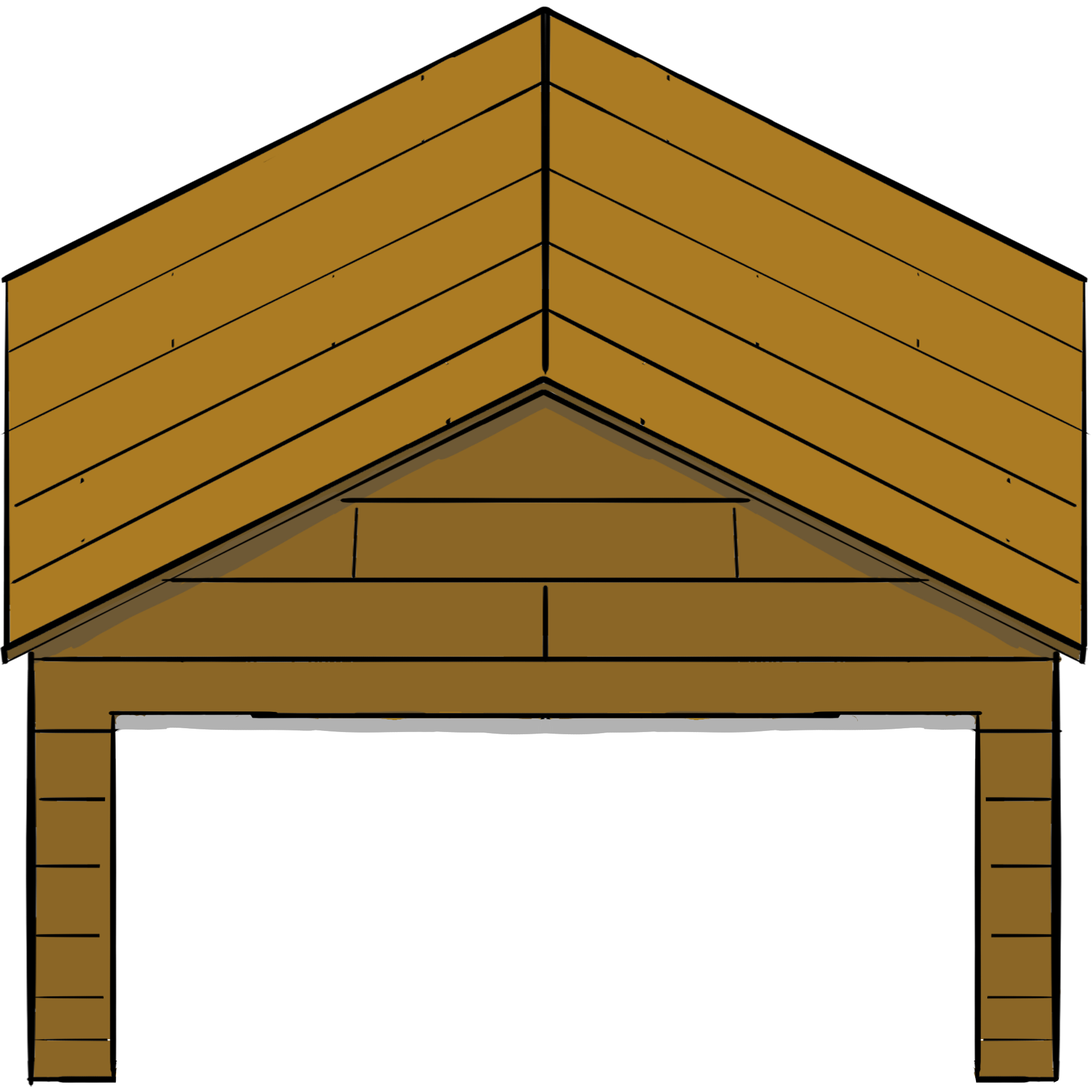
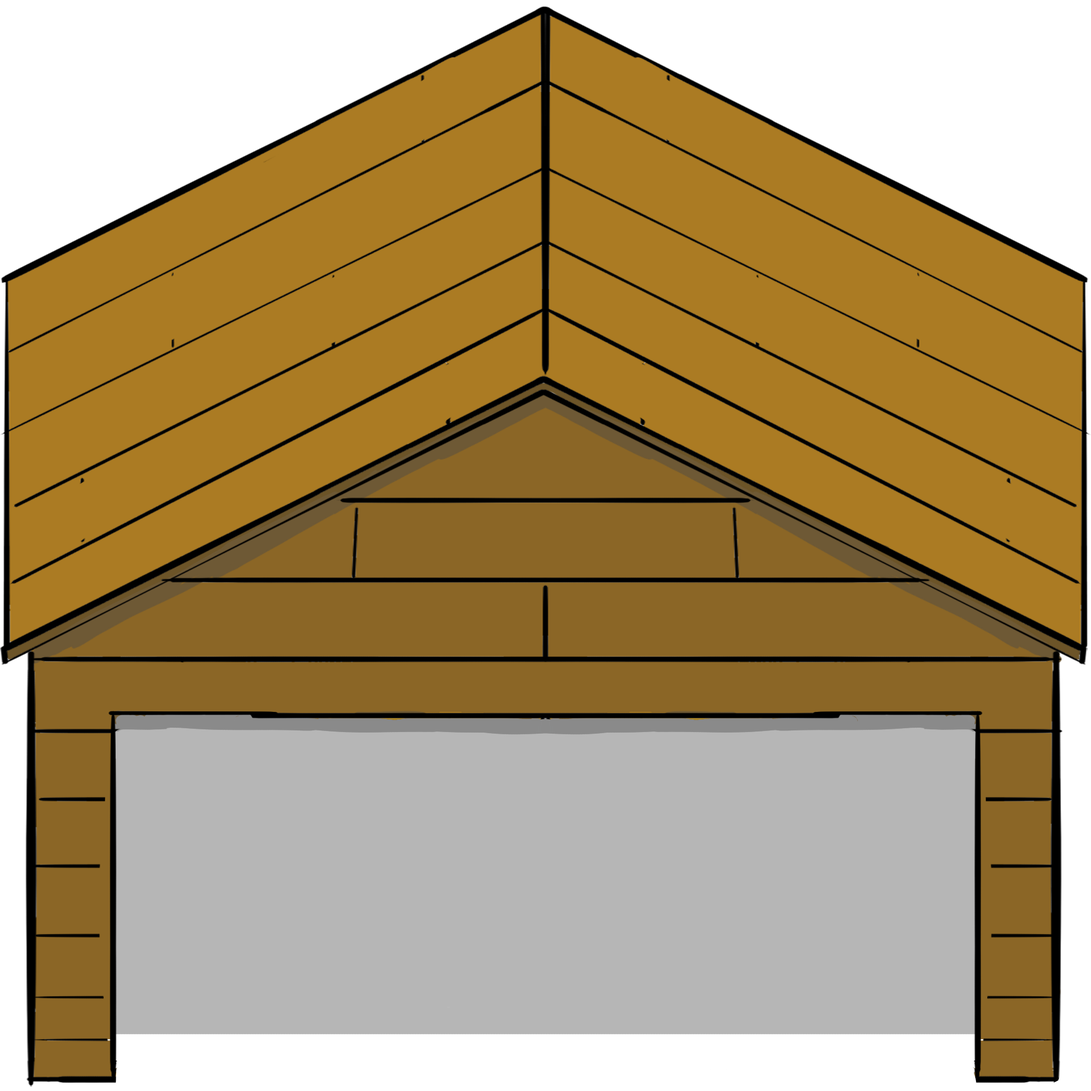
Layer changes from the first 1091 × 1091 image to the second:
painted on "Layer 4" over (x1=34, y1=656, x2=1053, y2=1035)
showed "Layer 3", painted on it over (x1=34, y1=656, x2=1053, y2=1035)
